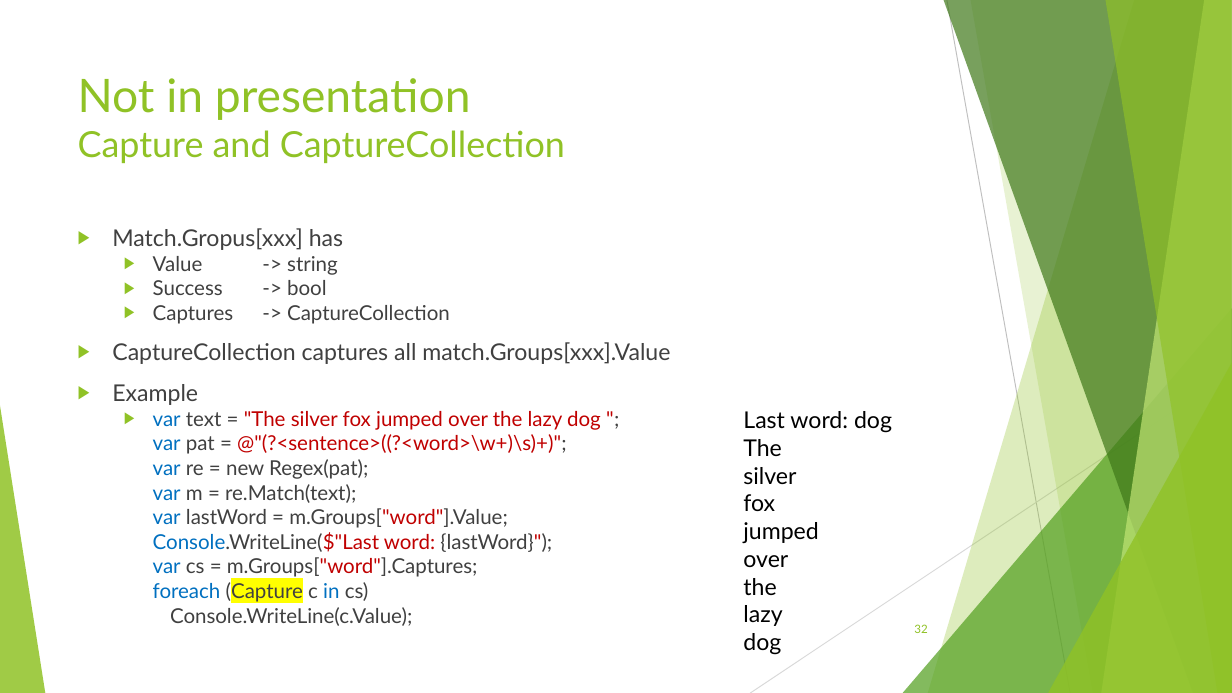
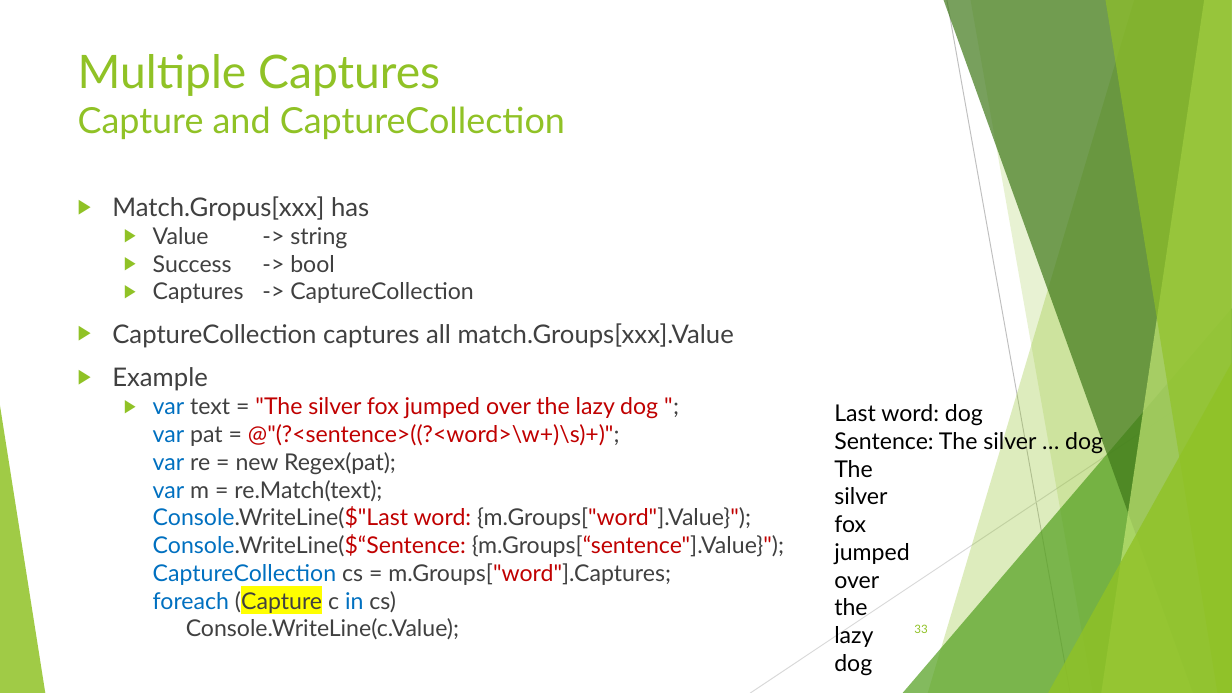
Before and after one commit to avifarah/RegularExpressionsTalk, a slide deck: slide 33 of Regular expression.pptx (slide 32 before the commit). Drawn at 1232x693 pixels with LibreOffice and Linux fonts; fonts in the diff are those of the drawing. Boxes give left, top, right and bottom in pixels: in the first picture for what was removed or moved away, otherwise in the second. Text is boxed around its words. In the diff, an @@ line names an element or a change of style, - is before the commit and + after.

```diff
--- a/Regular expression.pptx
+++ b/Regular expression.pptx
@@ title at [78, 54, 565, 139]: text changed @@
-Not in presentation
-Capture and CaptureCollection
+Multiple Captures
+Capture and CaptureCollection
@@ text "Match.Gropus[xxx] has": place and size @@
-text "Match.Gropus[xxx] has" at [112, 228, 670, 626]
+text "Match.Gropus[xxx] has" at [112, 196, 784, 639]
@@ text at [112, 196, 734, 391]: size 18 to 20 pt in "Match.Gropus[xxx] has", "CaptureCollection captures all match.Groups[xxx].Value", "Example"; size 16 to 18 pt in "Value -> string", "Success -> bool", "Captures -> CaptureCollection" @@
@@ text at [153, 397, 784, 639]: text changed; size 16 to 18 pt @@
-  ▶ var text = "The silver fox jumped over the lazy dog ";
-    var pat = @"(?<sentence>((?<word>\w+)\s)+)";
-    var re = new Regex(pat);
-    var m = re.Match(text);
-    var lastWord = m.Groups["word"].Value;
-    Console.WriteLine($"Last word: {lastWord}");
-    var cs = m.Groups["word"].Captures;
-    foreach (Capture c in cs)
-    Console.WriteLine(c.Value);
+  ▶ var text = "The silver fox jumped over the lazy dog ";
+    var pat = @"(?<sentence>((?<word>\w+)\s)+)";
+    var re = new Regex(pat);
+    var m = re.Match(text);
+    Console.WriteLine($"Last word: {m.Groups["word"].Value}");
+    Console.WriteLine($“Sentence: {m.Groups[“sentence"].Value}");
+    CaptureCollection cs = m.Groups["word"].Captures;
+    foreach (Capture c in cs)
+    Console.WriteLine(c.Value);
@@ text at [834, 404, 1103, 676]: text changed @@
-Last word: dog
-The
-silver
-fox
-jumped
-over
-the
-lazy
-dog
+Last word: dog
+Sentence: The silver … dog
+The
+silver
+fox
+jumped
+over
+the
+lazy
+dog
@@ page number at [914, 624, 927, 633]: text changed @@
-32
+33
```
Also in this commit, not shown: 15 other slides changed, 1 slide added, 9 other files.
